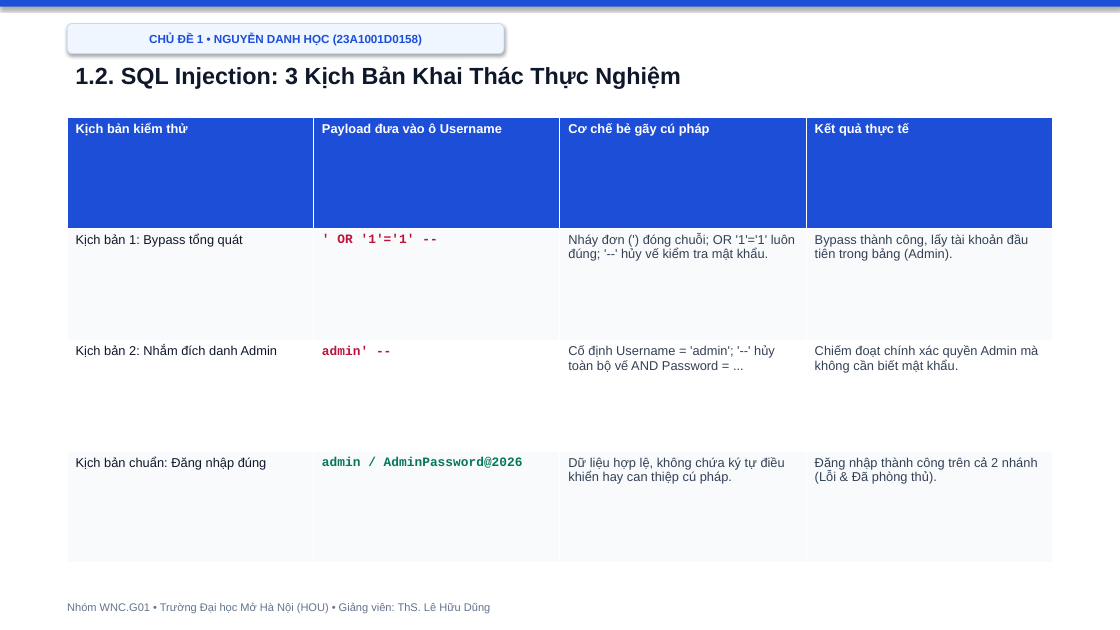
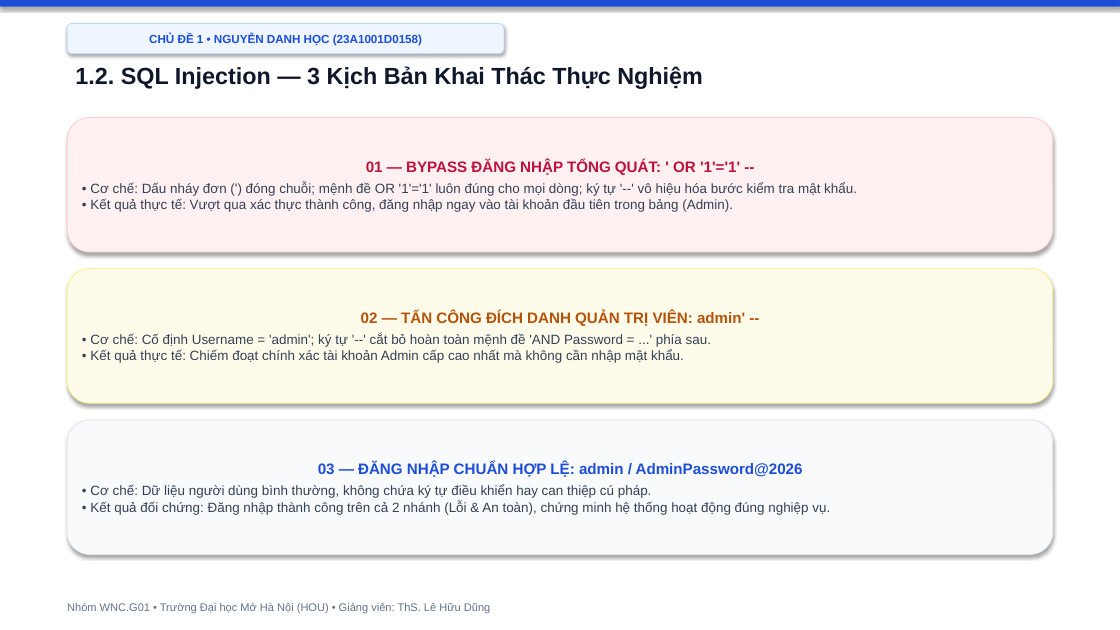
Before and after one commit to hocjsoo/OWASP_Demo, a slide deck: slide 4 of Slide_OWASP_Top3_Nhom_WNC_G01.pptx. Drawn at 1120x630 pixels with LibreOffice and Linux fonts; fonts in the diff are those of the drawing. Boxes give left, top, right and bottom in pixels: in the first picture for what was removed or moved away, otherwise in the second. Text is boxed around its words. In the diff, an @@ line names an element or a change of style, - is before the commit and + after.

```diff
--- a/Slide_OWASP_Top3_Nhom_WNC_G01.pptx
+++ b/Slide_OWASP_Top3_Nhom_WNC_G01.pptx
@@ text at (75, 66, 703, 89): text changed @@
-1.2. SQL Injection: 3 Kịch Bản Khai Thác Thực Nghiệm
+1.2. SQL Injection — 3 Kịch Bản Khai Thác Thực Nghiệm
@@ table removed at (67, 118, 1052, 563), 4 rows, 4 columns @@
-Kịch bản kiểm thử | Payload đưa vào ô Username | Cơ chế bẻ gãy cú pháp | Kết quả thực tế
-Kịch bản 1: Bypass tổng quát | ' OR '1'='1' -- | Nháy đơn (') đóng chuỗi; OR '1'='1' luôn đúng; '--' hủy vế kiểm tra mật khẩu. | Bypass thành công, lấy tài khoản đầu tiên trong bảng (Admin).
-Kịch bản 2: Nhắm đích danh Admin | admin' -- | Cố định Username = 'admin'; '--' hủy toàn bộ vế AND Password = ... | Chiếm đoạt chính xác quyền Admin mà không cần biết mật khẩu.
-Kịch bản chuẩn: Đăng nhập đúng | admin / AdminPassword@2026 | Dữ liệu hợp lệ, không chứa ký tự điều khiển hay can thiệp cú pháp. | Đăng nhập thành công trên cả 2 nhánh (Lỗi & Đã phòng thủ).
@@ rounded rectangle added at (67, 118, 1053, 252), fill #FFF1F2, outline #FECDD3 0.75 pt, 11.5 pt, text #334155 @@
+01 — BYPASS ĐĂNG NHẬP TỔNG QUÁT: ' OR '1'='1' --
+• Cơ chế: Dấu nháy đơn (') đóng chuỗi; mệnh đề OR '1'='1' luôn đúng cho mọi dòng; ký tự '--' vô hiệu hóa bước kiểm tra mật khẩu.
+• Kết quả thực tế: Vượt qua xác thực thành công, đăng nhập ngay vào tài khoản đầu tiên trong bảng (Admin).
@@ rounded rectangle added at (67, 269, 1053, 403), fill #FFFBEB, outline #FEF08A 0.75 pt, 11.5 pt, text #334155 @@
+02 — TẤN CÔNG ĐÍCH DANH QUẢN TRỊ VIÊN: admin' --
+• Cơ chế: Cố định Username = 'admin'; ký tự '--' cắt bỏ hoàn toàn mệnh đề 'AND Password = ...' phía sau.
+• Kết quả thực tế: Chiếm đoạt chính xác tài khoản Admin cấp cao nhất mà không cần nhập mật khẩu.
@@ rounded rectangle added at (67, 420, 1053, 555), fill #F8FAFC, outline #E2E8F0 0.75 pt, 11.5 pt, text #334155 @@
+03 — ĐĂNG NHẬP CHUẨN HỢP LỆ: admin / AdminPassword@2026
+• Cơ chế: Dữ liệu người dùng bình thường, không chứa ký tự điều khiển hay can thiệp cú pháp.
+• Kết quả đối chứng: Đăng nhập thành công trên cả 2 nhánh (Lỗi & An toàn), chứng minh hệ thống hoạt động đúng nghiệp vụ.
```
Also in this commit, not shown: 18 other slides changed, 2 other files.
